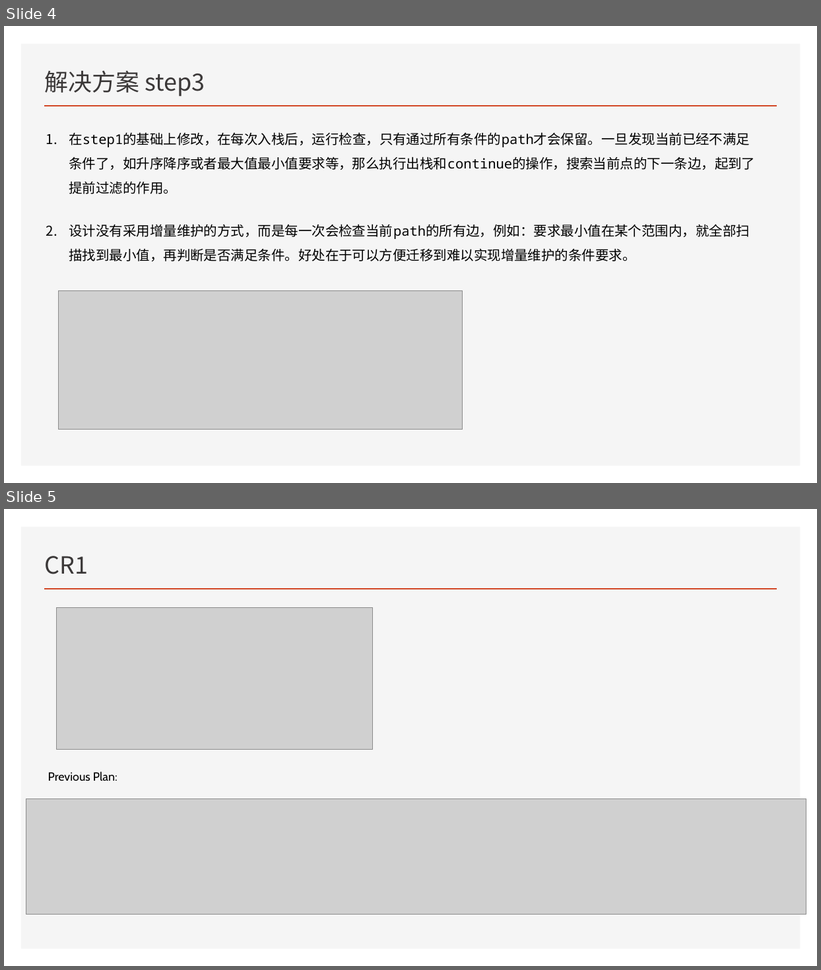
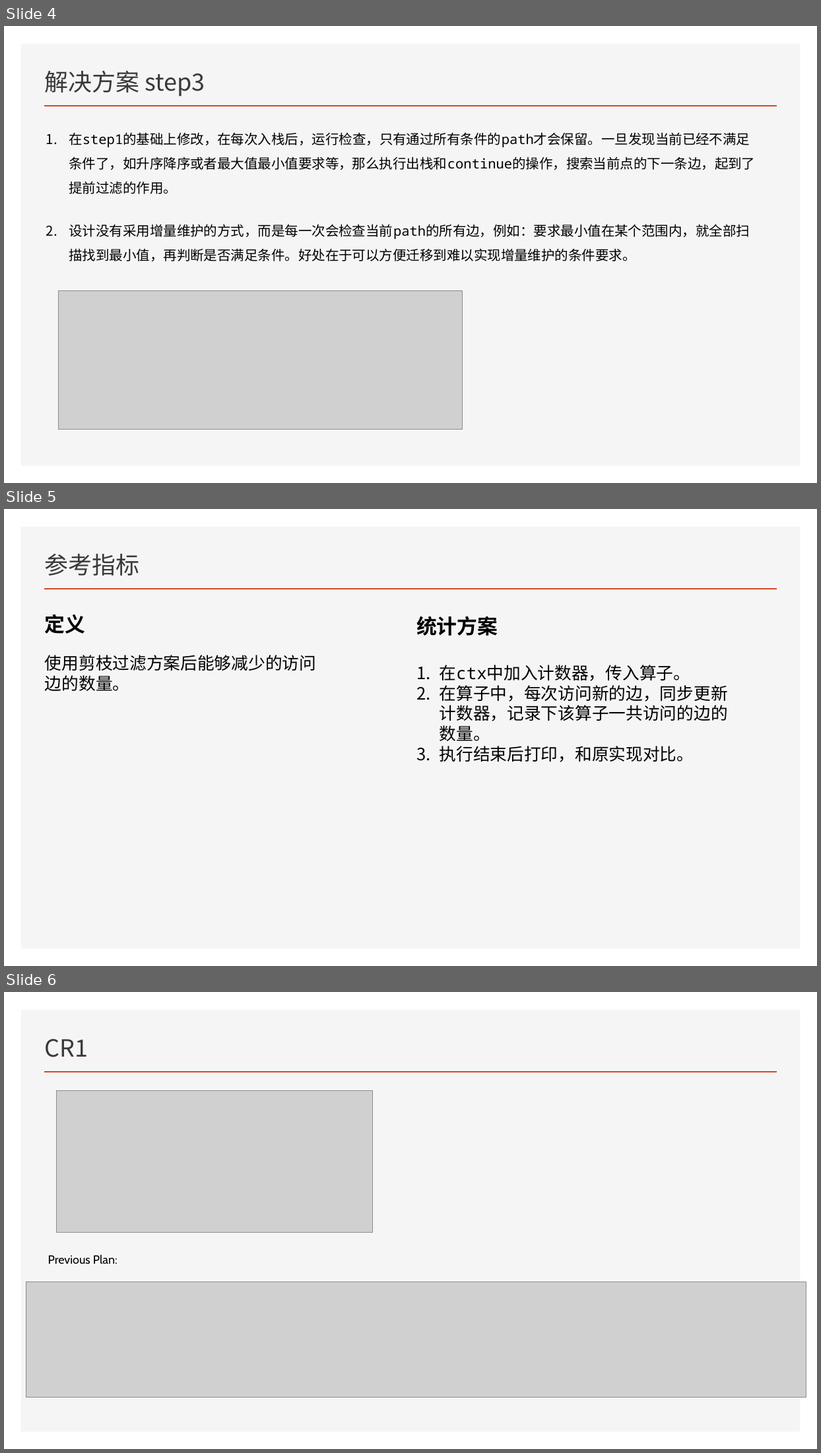
Before and after one commit to peace-dove/demo, a slide deck: transfer/4.3.pptx. Shown one above the other, each under a label of ours: slides 4 and 5 before the commit, slides 4, 5 and 6 after it. The pictures are 821x970 and 821x1453 pixels, drawn with LibreOffice and Linux fonts; fonts in the diff are those of the drawing; grey boxes stand for pictures. Boxes give left, top, right and bottom in pixels: in the first picture for what was removed or moved away, otherwise in the second. Text is boxed around its words. In the diff, an @@ line names an element or a change of style, - is before the commit and + after.

```diff
--- a/transfer/4.3.pptx
+++ b/transfer/4.3.pptx
@@ slide 5 added at bbox=[4, 509, 817, 966], background #FFFFFF; not listed: 2 template elements that a slide beside it also shows @@
@@ title added at bbox=[45, 554, 140, 576], 28 pt, text #3B3838 @@
+参考指标
@@ text added at bbox=[45, 614, 316, 691], 20 pt, text #000000 @@
+定义
+使用剪枝过滤方案后能够减少的访问边的数量。
@@ text added at bbox=[416, 616, 728, 762], 20 pt, text #000000 @@
+统计方案
+1. 在ctx中加入计数器，传入算子。
+2. 在算子中，每次访问新的边，同步更新计数器，记录下该算子一共访问的边的数量。
+3. 执行结束后打印，和原实现对比。
@@ what was slide 5 is now slide 6 @@
```
Also in this commit, not shown: 10 slides changed, 1 other slide added, 4 slides removed.
